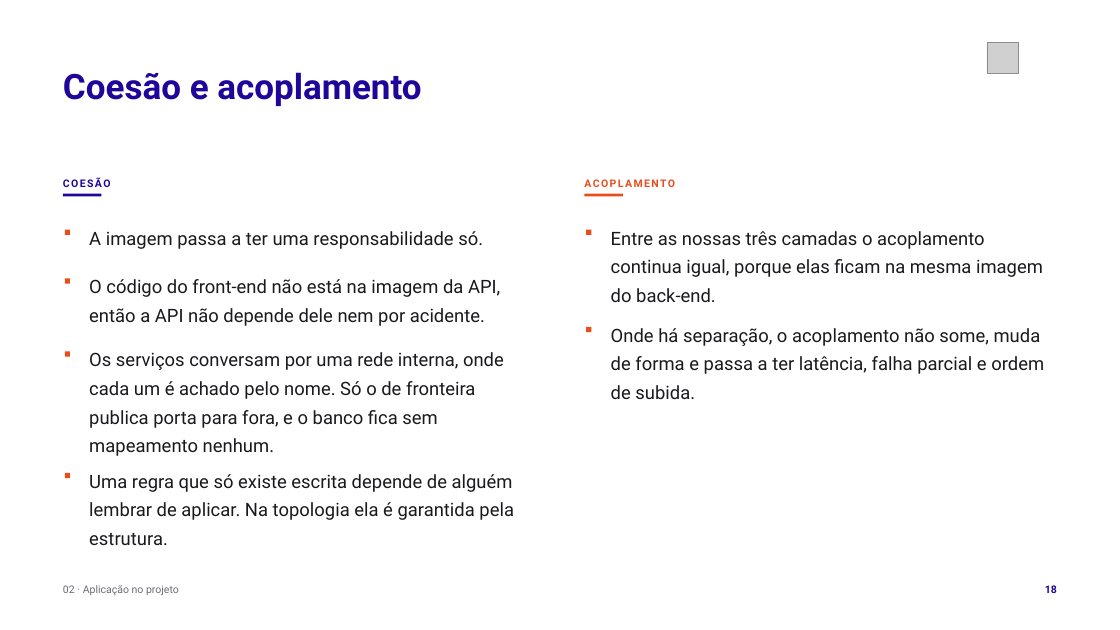
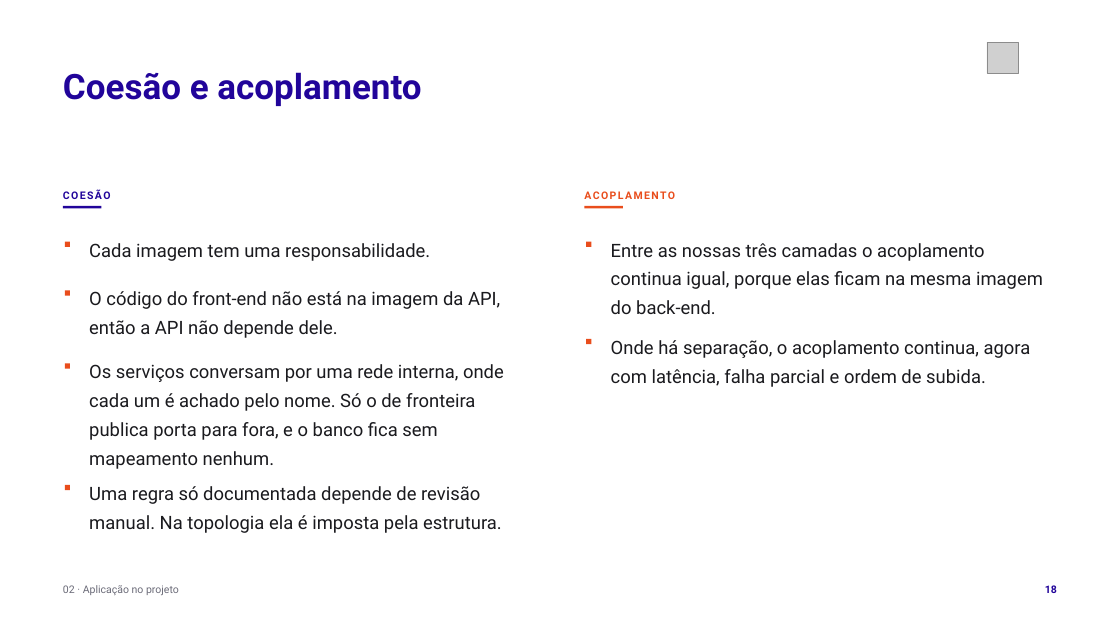
Before and after one commit to tcpassos/invite-app, a slide deck: slide 18 of trabalhos/T1-Docker-Invite-People.pptx. Drawn at 1120x630 pixels with LibreOffice and Linux fonts; fonts in the diff are those of the drawing; grey boxes stand for pictures. Boxes give left, top, right and bottom in pixels: in the first picture for what was removed or moved away, otherwise in the second. Text is boxed around its words. In the diff, an @@ line names an element or a change of style, - is before the commit and + after.

```diff
--- a/trabalhos/T1-Docker-Invite-People.pptx
+++ b/trabalhos/T1-Docker-Invite-People.pptx
@@ text at (89, 243, 430, 261): text changed @@
-A imagem passa a ter uma responsabilidade só.
+Cada imagem tem uma responsabilidade.
@@ text at (89, 291, 500, 338): text changed @@
-O código do front-end não está na imagem da API, então a API não depende dele nem por acidente.
+O código do front-end não está na imagem da API, então a API não depende dele.
@@ 4 texts, 4 rectangles: place and size @@
-4 texts, 4 rectangles at (63, 177, 1043, 478)
+4 texts, 4 rectangles at (63, 190, 1043, 490)
@@ text at (611, 340, 1031, 387): text changed @@
-Onde há separação, o acoplamento não some, muda de forma e passa a ter latência, falha parcial e ordem de subida.
+Onde há separação, o acoplamento continua, agora com latência, falha parcial e ordem de subida.
@@ 4 rectangles: place and size @@
-4 rectangles at (65, 229, 592, 356)
+4 rectangles at (65, 242, 592, 369)
@@ text at (89, 486, 502, 533): text changed @@
-Uma regra que só existe escrita depende de alguém lembrar de aplicar. Na topologia ela é garantida pela estrutura.
+Uma regra só documentada depende de revisão manual. Na topologia ela é imposta pela estrutura.
```
Also in this commit, not shown: 20 other slides changed, 20 other files.
